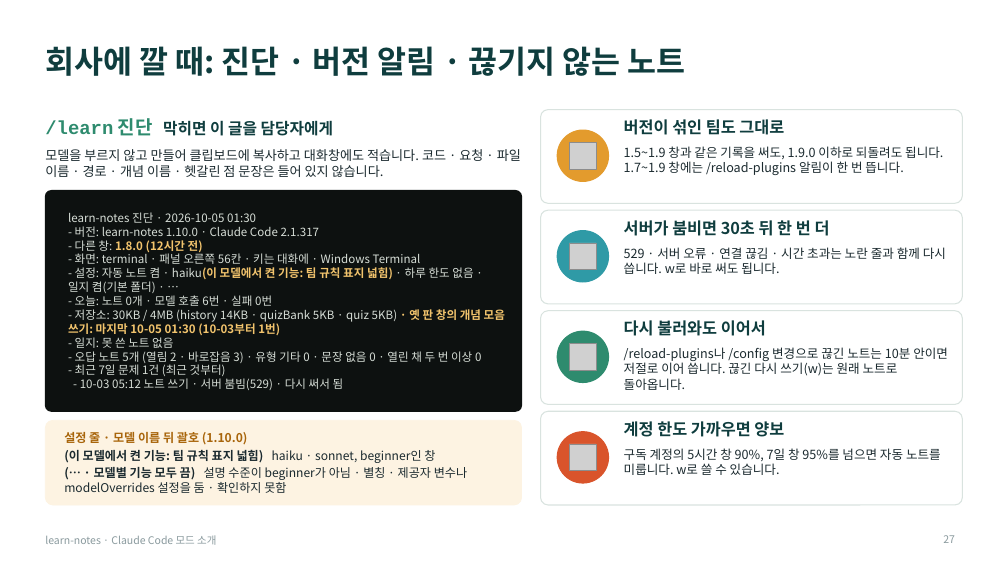
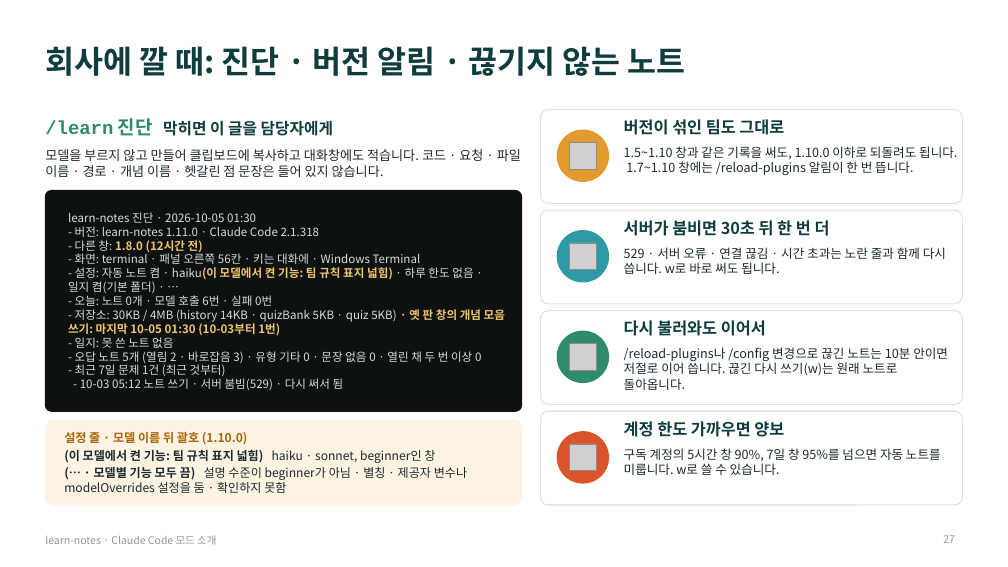
Before and after one commit to Owen-YC/learn-notes, a slide deck: slide 27 of docs/team/learn-notes-intro.pptx. Drawn at 1008x567 pixels with LibreOffice and Linux fonts; fonts in the diff are those of the drawing; grey boxes stand for pictures. Boxes give left, top, right and bottom in pixels: in the first picture for what was removed or moved away, otherwise in the second. Text is boxed around its words. In the diff, an @@ line names an element or a change of style, - is before the commit and + after.

```diff
--- a/docs/team/learn-notes-intro.pptx
+++ b/docs/team/learn-notes-intro.pptx
@@ text at box(624, 146, 957, 175): text changed @@
-1.5~1.9 창과 같은 기록을 써도, 1.9.0 이하로 되돌려도 됩니다. 1.7~1.9 창에는 /reload-plugins 알림이 한 번 뜹니다.
+1.5~1.10 창과 같은 기록을 써도, 1.10.0 이하로 되돌려도 됩니다. 1.7~1.10 창에는 /reload-plugins 알림이 한 번 뜹니다.
@@ text at box(75, 226, 320, 237): text changed @@
-- 버전: learn-notes 1.10.0 · Claude Code 2.1.317
+- 버전: learn-notes 1.11.0 · Claude Code 2.1.318
```
Also in this commit, not shown: 3 other slides changed, 6 other files.
